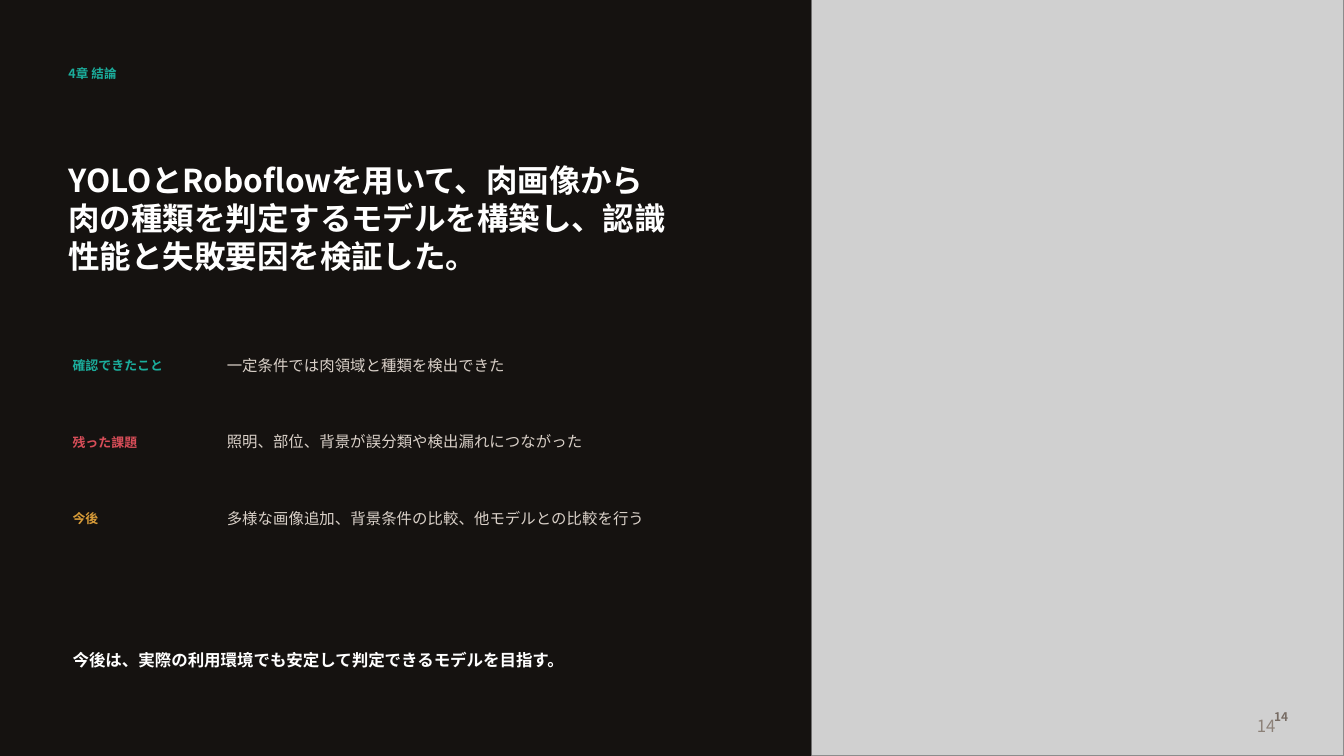
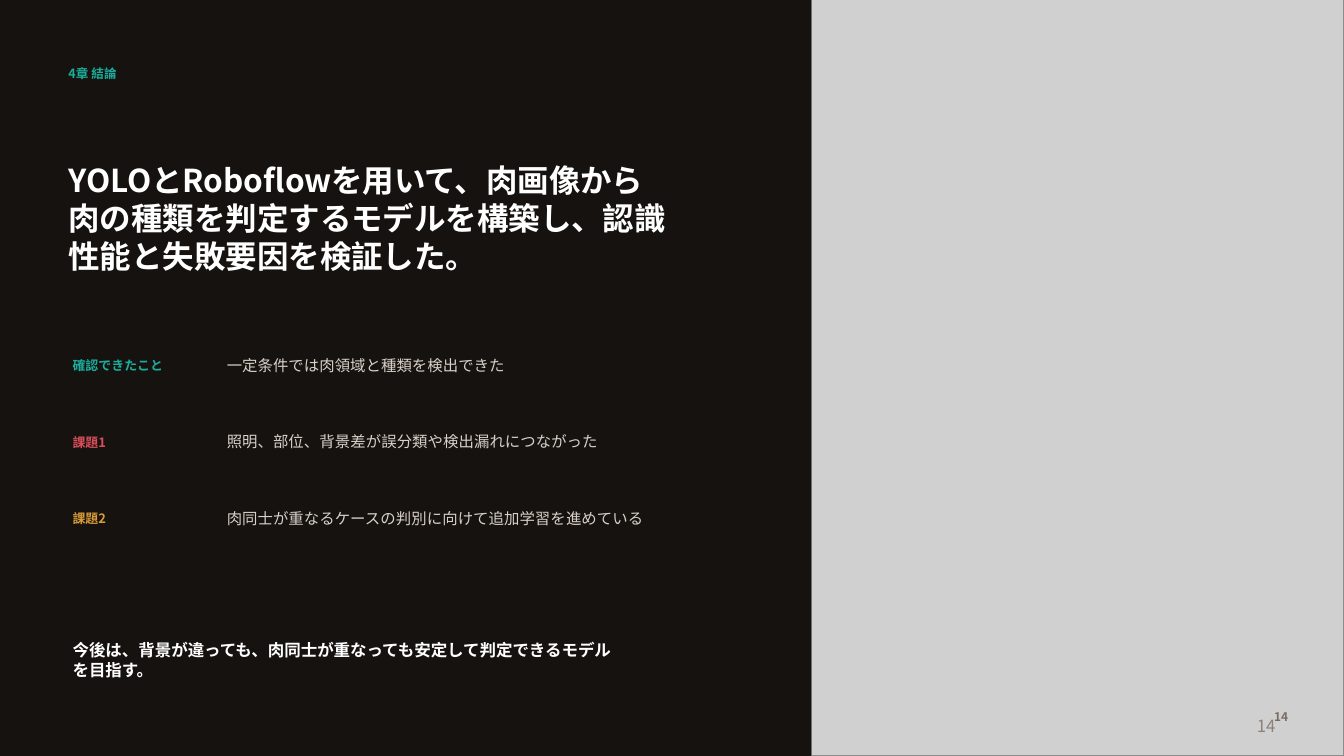
Before and after one commit to moka610/meat-detection-yolo, a slide deck: slide 14 of slides_meat_yolo/meat_yolo_roboflow_presentation.pptx. Drawn at 1344x756 pixels with LibreOffice and Linux fonts; fonts in the diff are those of the drawing; grey boxes stand for pictures. Boxes give left, top, right and bottom in pixels: in the first picture for what was removed or moved away, otherwise in the second. Text is boxed around its words. In the diff, an @@ line names an element or a change of style, - is before the commit and + after.

```diff
--- a/slides_meat_yolo/meat_yolo_roboflow_presentation.pptx
+++ b/slides_meat_yolo/meat_yolo_roboflow_presentation.pptx
@@ text at (x1=73, y1=433, x2=106, y2=451): text changed @@
-残った課題
+課題1
@@ text at (x1=227, y1=434, x2=598, y2=449): text changed @@
-照明、部位、背景が誤分類や検出漏れにつながった
+照明、部位、背景差が誤分類や検出漏れにつながった
@@ text at (x1=73, y1=510, x2=106, y2=528): text changed @@
-今後
+課題2
@@ text at (x1=227, y1=511, x2=643, y2=526): text changed @@
-多様な画像追加、背景条件の比較、他モデルとの比較を行う
+肉同士が重なるケースの判別に向けて追加学習を進めている
@@ text at (x1=73, y1=642, x2=611, y2=678): text changed @@
-今後は、実際の利用環境でも安定して判定できるモデルを目指す。
+今後は、背景が違っても、肉同士が重なっても安定して判定できるモデルを目指す。
```
Also in this commit, not shown: 6 other slides changed, 1 slide added, 1 slide removed, 1 other file.
